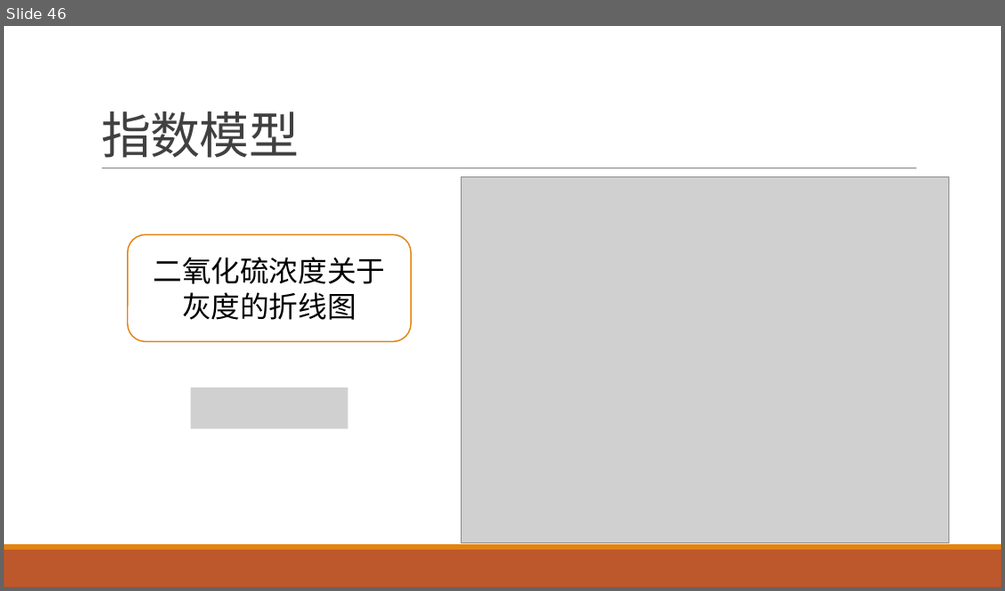
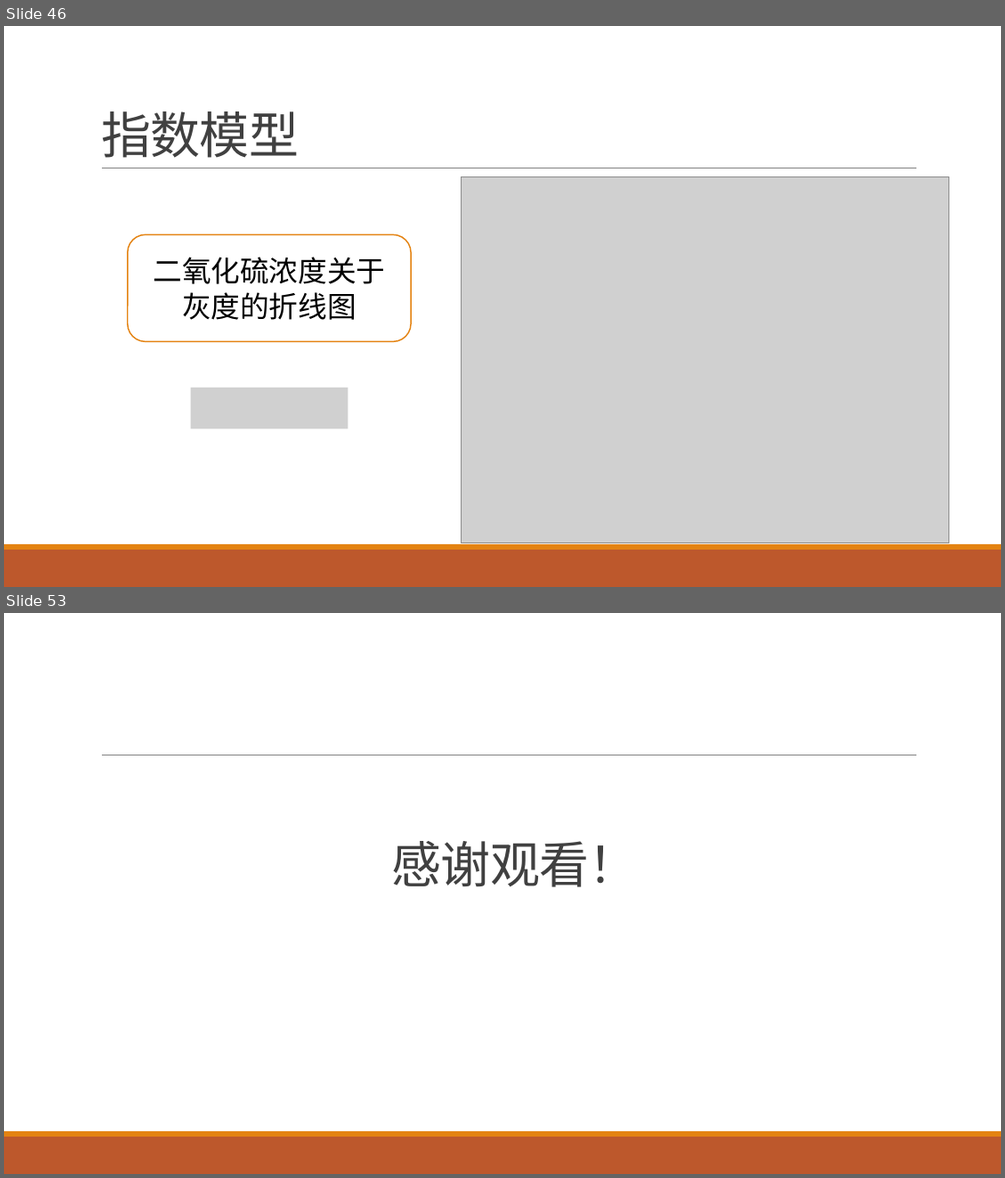
Before and after one commit to yuanjingsong/MCM_Homework, a slide deck: PreG21.pptx. Shown one above the other, each under a label of ours: slide 46 before the commit, slides 46 and 53 after it; the slides between them are not shown. The pictures are 1005x591 and 1005x1178 pixels, drawn with LibreOffice and Linux fonts; fonts in the diff are those of the drawing; grey boxes stand for pictures. Boxes give left, top, right and bottom in pixels: in the first picture for what was removed or moved away, otherwise in the second. Text is boxed around its words. In the diff, an @@ line names an element or a change of style, - is before the commit and + after.

```diff
--- a/PreG21.pptx
+++ b/PreG21.pptx
@@ slide 53 added at <box>4,613,1001,1174</box>, background #FFFFFF; not listed: 3 template elements that a slide beside it also shows @@
@@ title added at <box>391,841,639,887</box>, 48 pt, text #404040 @@
+感谢观看！
```
Also in this commit, not shown: 13 slides changed, 3 other slides added.
